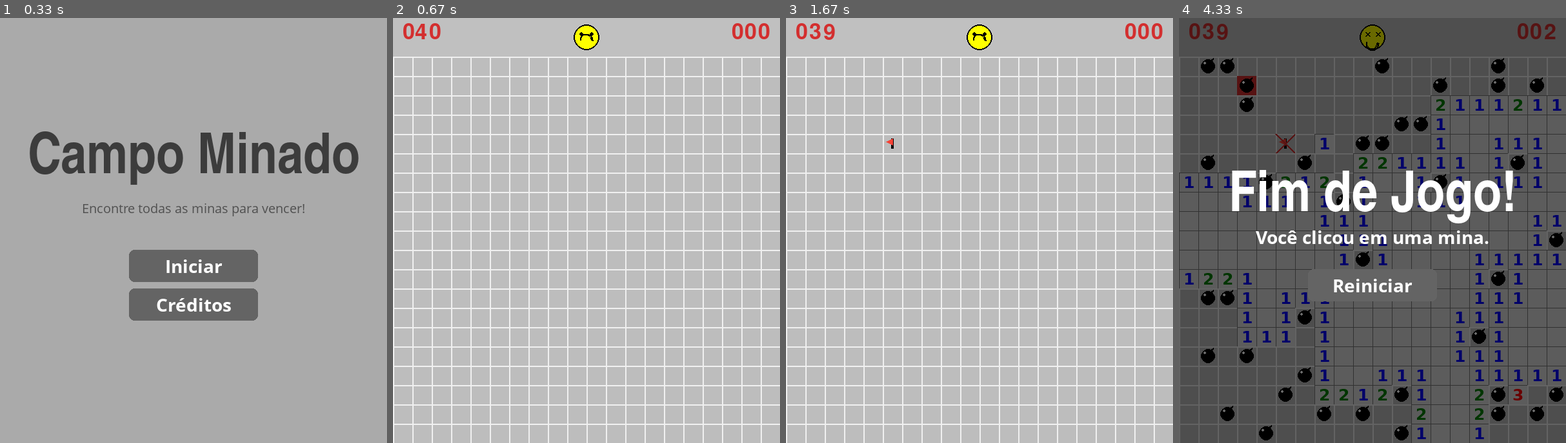
Above: before the commit, frames 1-4 (left to right).
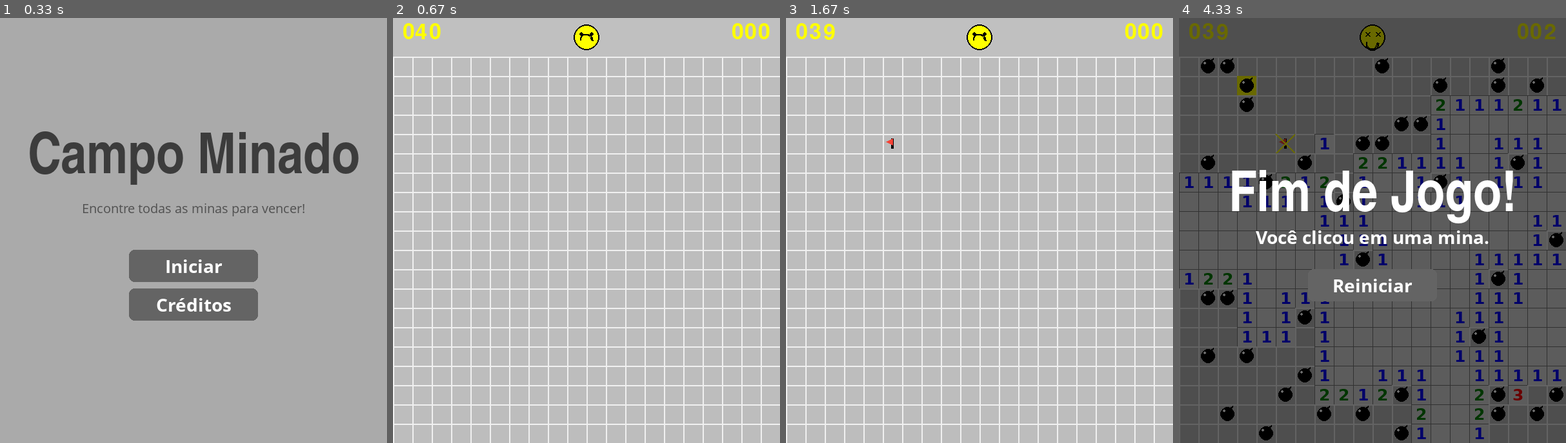
Above: after the commit, the same moments.

Repository: LeonardoMachado1/pygame
Game: pygame game, started from jogo_cg.py
Two runs of this game, one before a commit and one after it. Both use one fixed random seed, a clock stepped at 60 frames per second and the inputs below.
Inputs (mouse positions are in pixels of both pictures, inside the frame that each line leads up to):
- Up to frame 1 (0.33 s): no input
- Up to frame 2 (0.67 s): click "Iniciar" at 0.38 s
- Up to frame 3 (1.67 s): click (886, 234) at 0.72 s; click (979, 39) at 1.05 s; right-click (886, 145) at 1.55 s
- Up to frame 4 (4.33 s): click (1233, 217) at 1.88 s; click (1519, 392) at 2.22 s; click (1318, 141) at 2.55 s; click (1507, 341) at 2.88 s; click (1507, 315) at 3.72 s; click (1256, 90) at 4.05 s

Frame 1 is identical in both runs. In frame 2, 0.4% of the frame differs, in the area x 2-98%, y 1-5%; in frame 3, 0.4%; in frame 4, 0.6%, in the area x 2-98%, y 1-32%.

Commit message:
Formatting and creating a config file

Diff:
--- /dev/null
+++ b/config.py
@@ -0,0 +1,32 @@
+GRID_SIZE = 20
+CELL_SIZE = 30
+NUM_MINES = 40
+UI_HEIGHT = 60
+FPS = 60
+
+WHITE = (255, 255, 255)
+BLACK = (0, 0, 0)
+COLOR_HIDDEN = (189, 189, 189)
+COLOR_REVEALED = (224, 224, 224)
+COLOR_BORDER_LIGHT = (240, 240, 240)
+COLOR_BORDER_DARK = (120, 120, 120)
+COLOR_TEXT = (0, 0, 0)
+COLOR_MINE = (255, 255, 0)
+COLOR_FLAG = (244, 67, 54)
+COLOR_BG = (192, 192, 192)
+COLOR_BUTTON = (100, 100, 100)
+COLOR_BUTTON_HOVER = (130, 130, 130)
+
+# Numeros que sao exibidos nas celulas
+NUMBER_COLORS = {
+    1: (0, 0, 255),
+    2: (0, 128, 0),
+    3: (255, 0, 0),
+    4: (0, 0, 128),
+    5: (128, 0, 0),
+    6: (0, 128, 128),
+    7: (0, 0, 0),
+    8: (128, 128, 128)
+}
+
+CREDITS =  ["Pedro Henrique Canabarro", "Leonardo Pinto Machado", "Felipe Lemos Oliveira", "Everton Santos de Castro"]
--- a/jogo_cg.py
+++ b/jogo_cg.py
@@ -11,47 +11,11 @@
 import pygame
 import random
 import time
-
-# --- Configurações do Jogo ---
-GRID_SIZE = 20  # Número de células na horizontal e vertical
-CELL_SIZE = 30  # Tamanho de cada célula em pixels
-NUM_MINES = 40  # Quantidade de minas no tabuleiro
-
-# --- Dimensões da Tela ---
-UI_HEIGHT = 60 # Altura do painel superior da UI
+from config import *
+
 SCREEN_WIDTH = GRID_SIZE * CELL_SIZE
 SCREEN_HEIGHT = GRID_SIZE * CELL_SIZE + UI_HEIGHT
-FPS = 60
-
-# --- Cores ---
-WHITE = (255, 255, 255)
-BLACK = (0, 0, 0)
-COLOR_HIDDEN = (189, 189, 189)
-COLOR_REVEALED = (224, 224, 224)
-COLOR_BORDER_LIGHT = (240, 240, 240)
-COLOR_BORDER_DARK = (120, 120, 120)
-COLOR_TEXT = (0, 0, 0)
-COLOR_MINE = (211, 47, 47)
-COLOR_FLAG = (244, 67, 54)
-COLOR_BG = (192, 192, 192) # Cinza clássico
-COLOR_BUTTON = (100, 100, 100)
-COLOR_BUTTON_HOVER = (130, 130, 130)
-
-# Dicionário de cores para os números
-NUMBER_COLORS = {
-    1: (0, 0, 255),    # Azul
-    2: (0, 128, 0),    # Verde
-    3: (255, 0, 0),    # Vermelho
-    4: (0, 0, 128),    # Azul Escuro
-    5: (128, 0, 0),    # Marrom
-    6: (0, 128, 128),  # Ciano
-    7: (0, 0, 0),      # Preto
-    8: (128, 128, 128) # Cinza
-}
-
-# =============================================================================
-# Classe da Célula
-# =============================================================================
+
 class Cell:
     def __init__(self, x, y):
         self.x = x
@@ -63,34 +27,29 @@
         self.neighbor_mines = 0
 
     def draw_bomb_icon(self, surface):
-        """Desenha um ícone de bomba."""
         center = self.rect.center
-        # Corpo da bomba
+
         pygame.draw.circle(surface, BLACK, center, CELL_SIZE // 3 + 1)
-        # Mecha
         pygame.draw.line(surface, BLACK, (center[0] + 3, center[1] - 8), (center[0] + 8, center[1] - 12), 3)
-        # Destaque
         pygame.draw.circle(surface, WHITE, (center[0] - 5, center[1] - 5), 2)
 
-
     def draw(self, surface, font, game_over=False, mine_clicked=False):
-        """Desenha a célula com um visual melhorado."""
         if self.is_revealed:
             pygame.draw.rect(surface, COLOR_REVEALED, self.rect)
             pygame.draw.line(surface, COLOR_BORDER_DARK, self.rect.topleft, self.rect.topright)
             pygame.draw.line(surface, COLOR_BORDER_DARK, self.rect.topleft, self.rect.bottomleft)
 
             if self.is_mine:
-                # Se esta foi a mina clicada, desenha com fundo vermelho
                 if mine_clicked:
                     pygame.draw.rect(surface, COLOR_MINE, self.rect)
                 self.draw_bomb_icon(surface)
+
             elif self.neighbor_mines > 0:
                 color = NUMBER_COLORS.get(self.neighbor_mines, COLOR_TEXT)
                 text = font.render(str(self.neighbor_mines), True, color)
                 text_rect = text.get_rect(center=self.rect.center)
                 surface.blit(text, text_rect)
-        else: # Célula escondida
+        else:
             pygame.draw.rect(surface, COLOR_HIDDEN, self.rect)
             pygame.draw.line(surface, COLOR_BORDER_LIGHT, self.rect.topleft, self.rect.topright, 2)
             pygame.draw.line(surface, COLOR_BORDER_LIGHT, self.rect.topleft, self.rect.bottomleft, 2)
@@ -104,14 +63,12 @@
                 pygame.draw.polygon(surface, COLOR_FLAG, flag_points)
 
         if game_over and self.is_mine and not self.is_revealed:
-             self.draw_bomb_icon(surface)
+            self.draw_bomb_icon(surface)
+
         if game_over and not self.is_mine and self.is_flagged:
             pygame.draw.line(surface, COLOR_MINE, self.rect.topleft, self.rect.bottomright, 3)
             pygame.draw.line(surface, COLOR_MINE, self.rect.topright, self.rect.bottomleft, 3)
 
-# =============================================================================
-# Classe do Smiley (Botão de Reiniciar)
-# =============================================================================
 class Smiley:
     def __init__(self, x, y, size):
         self.rect = pygame.Rect(x - size // 2, y - size // 2, size, size)
@@ -120,6 +77,7 @@
     def draw(self, surface):
         pygame.draw.circle(surface, (255, 255, 0), self.rect.center, self.rect.width // 2)
         pygame.draw.circle(surface, BLACK, self.rect.center, self.rect.width // 2, 2)
+
         eye_l_pos = (self.rect.centerx - 8, self.rect.centery - 5)
         eye_r_pos = (self.rect.centerx + 8, self.rect.centery - 5)
 
@@ -129,81 +87,72 @@
             pygame.draw.line(surface, BLACK, (eye_r_pos[0]-3, eye_r_pos[1]-3), (eye_r_pos[0]+3, eye_r_pos[1]+3), 2)
             pygame.draw.line(surface, BLACK, (eye_r_pos[0]+3, eye_r_pos[1]-3), (eye_r_pos[0]-3, eye_r_pos[1]+3), 2)
             pygame.draw.arc(surface, BLACK, self.rect.inflate(-20, -15).move(0, 10), 3.14, 0, 2)
+
         elif self.state == "win":
             pygame.draw.rect(surface, BLACK, (self.rect.centerx - 15, self.rect.centery - 8, 30, 8))
             pygame.draw.line(surface, BLACK, (self.rect.centerx - 20, self.rect.centery - 4), (self.rect.centerx - 15, self.rect.centery - 4), 2)
             pygame.draw.line(surface, BLACK, (self.rect.centerx + 20, self.rect.centery - 4), (self.rect.centerx + 15, self.rect.centery - 4), 2)
             pygame.draw.arc(surface, BLACK, self.rect.inflate(-20, -20).move(0, 5), 0, 3.14, 2)
+
         else:
             pygame.draw.circle(surface, BLACK, eye_l_pos, 3)
             pygame.draw.circle(surface, BLACK, eye_r_pos, 3)
+
             if self.state == "wow":
-                 pygame.draw.circle(surface, BLACK, (self.rect.centerx, self.rect.centery + 5), 5)
+                pygame.draw.circle(surface, BLACK, (self.rect.centerx, self.rect.centery + 5), 5)
             else:
-                 pygame.draw.arc(surface, BLACK, self.rect.inflate(-20, -20).move(0, 5), 0, 3.14, 2)
+                pygame.draw.arc(surface, BLACK, self.rect.inflate(-20, -20).move(0, 5), 0, 3.14, 2)
 
     def handle_click(self, pos):
         return self.rect.collidepoint(pos)
 
-# =============================================================================
-# Funções de UI
-# =============================================================================
 def draw_button(surface, rect, text, font, button_color, text_color, hover_color):
-    """Desenha um botão genérico e detecta hover."""
     mouse_pos = pygame.mouse.get_pos()
     is_hovered = rect.collidepoint(mouse_pos)
     color = hover_color if is_hovered else button_color
 
     pygame.draw.rect(surface, color, rect, border_radius=8)
+
     text_surf = font.render(text, True, text_color)
     text_rect = text_surf.get_rect(center=rect.center)
     surface.blit(text_surf, text_rect)
+
     return is_hovered
 
 def draw_game_over_screen(surface, title, message, font_title, font_message):
-    """Desenha uma sobreposição translúcida para fim de jogo ou vitória."""
     overlay = pygame.Surface(surface.get_size(), pygame.SRCALPHA)
     overlay.fill((0, 0, 0, 150))
     surface.blit(overlay, (0, 0))
-
     title_surf = font_title.render(title, True, WHITE)
     title_rect = title_surf.get_rect(center=(SCREEN_WIDTH / 2, SCREEN_HEIGHT / 2 - 50))
-
     message_surf = font_message.render(message, True, WHITE)
     message_rect = message_surf.get_rect(center=(SCREEN_WIDTH / 2, SCREEN_HEIGHT / 2 + 10))
 
     surface.blit(title_surf, title_rect)
     surface.blit(message_surf, message_rect)
 
-# =============================================================================
-# Função Principal do Jogo
-# =============================================================================
 def main():
     pygame.init()
     screen = pygame.display.set_mode((SCREEN_WIDTH, SCREEN_HEIGHT))
     pygame.display.set_caption("Campo Minado")
     clock = pygame.time.Clock()
-
     cell_font = pygame.font.SysFont("segoeuisymbol", CELL_SIZE - 5, bold=True)
     ui_font = pygame.font.SysFont("digital-7", 50)
     title_font = pygame.font.SysFont("impact", 80)
     button_font = pygame.font.SysFont("segoeui", 30, bold=True)
     instruction_font = pygame.font.SysFont("segoeui", 22)
     credits_font = pygame.font.SysFont("segoeui", 28)
-
-    # Botões da UI
     start_button_rect = pygame.Rect(SCREEN_WIDTH/2 - 100, SCREEN_HEIGHT/2 + 30, 200, 50)
     credits_button_rect = pygame.Rect(SCREEN_WIDTH/2 - 100, SCREEN_HEIGHT/2 + 90, 200, 50)
     restart_button_rect = pygame.Rect(SCREEN_WIDTH/2 - 100, SCREEN_HEIGHT/2 + 60, 200, 50)
     back_button_rect = pygame.Rect(SCREEN_WIDTH/2 - 100, SCREEN_HEIGHT - 100, 200, 50)
 
     board = []
-    game_state = "start_screen" # start_screen, playing, game_over, win, credits_screen
+    game_state = "start_screen"
     first_click = True
     start_time = None
     elapsed_time = 0
     clicked_mine_cell = None
-
     smiley = Smiley(SCREEN_WIDTH // 2, UI_HEIGHT // 2, 40)
 
     def reset_game():
@@ -219,10 +168,13 @@
     def place_mines(first_click_pos):
         mine_positions = set()
         first_x, first_y = first_click_pos
+
         while len(mine_positions) < NUM_MINES:
             x, y = random.randint(0, GRID_SIZE - 1), random.randint(0, GRID_SIZE - 1)
             if abs(x - first_x) > 1 or abs(y-first_y) > 1: mine_positions.add((x, y))
+
         for x, y in mine_positions: board[y][x].is_mine = True
+
         for r in range(GRID_SIZE):
             for c in range(GRID_SIZE):
                 if not board[r][c].is_mine:
@@ -230,8 +182,10 @@
 
     def reveal_cell(row, col):
         cell = board[row][col]
+
         if cell.is_revealed or cell.is_flagged: return
         cell.is_revealed = True
+
         if cell.neighbor_mines == 0 and not cell.is_mine:
             for i in range(-1, 2):
                 for j in range(-1, 2):
@@ -242,25 +196,21 @@
     while running:
         mouse_down = False
         events = pygame.event.get()
+
         for event in events:
             if event.type == pygame.QUIT:
                 running = False
             if event.type == pygame.MOUSEBUTTONDOWN:
                 mouse_down = True
 
-        # --- LÓGICA E RENDERIZAÇÃO DOS ESTADOS DO JOGO ---
         if game_state == "start_screen":
             screen.fill((170, 170, 170))
-
             title_surf = title_font.render("Campo Minado", True, (60, 60, 60))
             title_rect = title_surf.get_rect(center=(SCREEN_WIDTH / 2, SCREEN_HEIGHT / 3))
-
             instruction_surf = instruction_font.render("Encontre todas as minas para vencer!", True, (80, 80, 80))
             instruction_rect = instruction_surf.get_rect(center=(SCREEN_WIDTH / 2, title_rect.bottom + 30))
-
             screen.blit(title_surf, title_rect)
             screen.blit(instruction_surf, instruction_rect)
-
             start_hovered = draw_button(screen, start_button_rect, "Iniciar", button_font, COLOR_BUTTON, WHITE, COLOR_BUTTON_HOVER)
             credits_hovered = draw_button(screen, credits_button_rect, "Créditos", button_font, COLOR_BUTTON, WHITE, COLOR_BUTTON_HOVER)
 
@@ -277,53 +227,49 @@
             title_rect = title_surf.get_rect(center=(SCREEN_WIDTH / 2, SCREEN_HEIGHT / 4))
             screen.blit(title_surf, title_rect)
 
-            creators = ["Pedro Henrique Canabarro", "Leonardo Pinto Machado", "Felipe Lemos Oliveira", "Everton Santos de Castro"]
-            for i, creator in enumerate(creators):
-                creator_surf = credits_font.render(creator, True, (80, 80, 80))
+            for i, creator in enumerate(CREDITS):
+                creator_surf = pygame.font.SysFont("segoeui", 28).render(creator, True, (80, 80, 80))
                 creator_rect = creator_surf.get_rect(center=(SCREEN_WIDTH / 2, title_rect.bottom + 50 + i * 40))
                 screen.blit(creator_surf, creator_rect)
 
             back_hovered = draw_button(screen, back_button_rect, "Voltar", button_font, COLOR_BUTTON, WHITE, COLOR_BUTTON_HOVER)
+
             for event in events:
                 if event.type == pygame.MOUSEBUTTONDOWN and event.button == 1 and back_hovered:
                     game_state = "start_screen"
 
-
         elif game_state in ["playing", "game_over", "win"]:
             screen.fill(COLOR_BG)
-            # Desenha tabuleiro
+
             for row in board:
                 for cell in row:
                     mine_was_clicked = (cell == clicked_mine_cell)
                     cell.draw(screen, cell_font, game_state != "playing", mine_was_clicked)
-
-            # Desenha UI Superior
             smiley.draw(screen)
             flags_count = sum(c.is_flagged for r in board for c in r)
             mines_text = ui_font.render(f"{NUM_MINES - flags_count:03}", True, COLOR_MINE)
             screen.blit(mines_text, (15, 5))
 
-            # Lógica do Timer
             if start_time and game_state == "playing":
                 elapsed_time = int(time.time() - start_time)
             timer_text = ui_font.render(f"{min(elapsed_time, 999):03}", True, COLOR_MINE)
             screen.blit(timer_text, (SCREEN_WIDTH - timer_text.get_width() - 15, 5))
 
-            # Eventos do jogo principal
             if game_state == "playing":
                 smiley.state = "wow" if mouse_down else "playing"
                 for event in events:
                     if event.type == pygame.MOUSEBUTTONDOWN:
                         if smiley.handle_click(event.pos):
-                             reset_game()
-                             continue
+                            reset_game()
+                            continue
 
                         col, row = event.pos[0] // CELL_SIZE, (event.pos[1] - UI_HEIGHT) // CELL_SIZE
+
                         if 0 <= row < GRID_SIZE and 0 <= col < GRID_SIZE:
                             if first_click and event.button == 1:
                                 place_mines((col, row)); start_time = time.time(); first_click = False
-
                             cell = board[row][col]
+
                             if event.button == 1 and not cell.is_flagged:
                                 reveal_cell(row, col)
                                 if cell.is_mine:
@@ -331,13 +277,13 @@
                             elif event.button == 3 and not cell.is_revealed:
                                 cell.is_flagged = not cell.is_flagged
 
-                # Verifica condição de vitória
                 if not first_click and sum(c.is_revealed for r in board for c in r) == GRID_SIZE*GRID_SIZE - NUM_MINES:
                     game_state = "win"; smiley.state = "win"
 
             elif game_state == "game_over":
                 draw_game_over_screen(screen, "Fim de Jogo!", "Você clicou em uma mina.", title_font, button_font)
                 is_hovered = draw_button(screen, restart_button_rect, "Reiniciar", button_font, COLOR_BUTTON, WHITE, COLOR_BUTTON_HOVER)
+
                 for event in events:
                     if event.type == pygame.MOUSEBUTTONDOWN and event.button == 1 and is_hovered:
                         reset_game()
@@ -345,13 +291,13 @@
             elif game_state == "win":
                 draw_game_over_screen(screen, "Você Venceu!", "Parabéns!", title_font, button_font)
                 is_hovered = draw_button(screen, restart_button_rect, "Jogar Novamente", button_font, COLOR_BUTTON, WHITE, COLOR_BUTTON_HOVER)
+
                 for event in events:
                     if event.type == pygame.MOUSEBUTTONDOWN and event.button == 1 and is_hovered:
                         reset_game()
 
         pygame.display.flip()
         clock.tick(FPS)
-
     pygame.quit()
 
 if __name__ == "__main__":
Not shown, added: .gitignore
